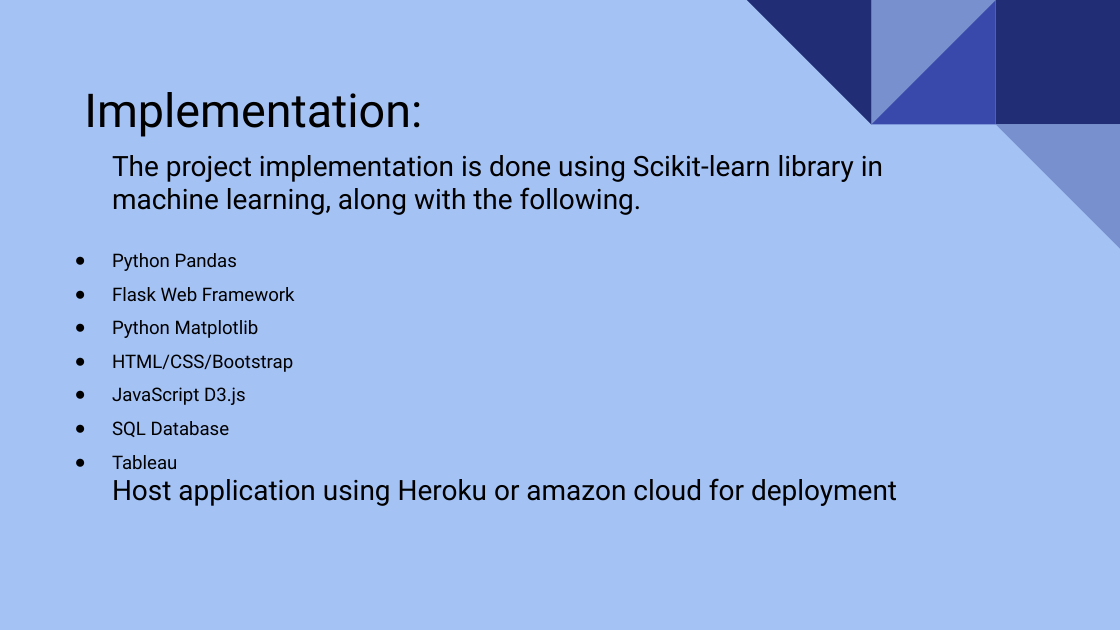
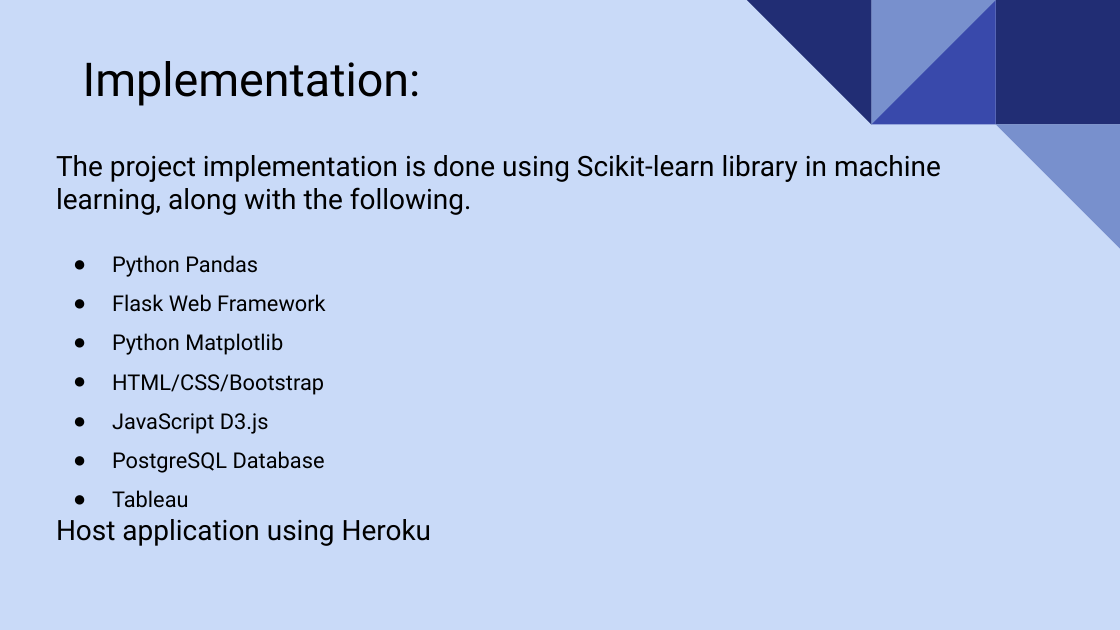
Before and after one commit to uzmabb182/Heroku-outcome-prediction, a slide deck: slide 4 of static/presentation/final_project_presentation_slides.pptx. Drawn at 1120x630 pixels with LibreOffice and Linux fonts; fonts in the diff are those of the drawing. Boxes give left, top, right and bottom in pixels: in the first picture for what was removed or moved away, otherwise in the second. Text is boxed around its words. In the diff, an @@ line names an element or a change of style, - is before the commit and + after.

```diff
--- a/static/presentation/final_project_presentation_slides.pptx
+++ b/static/presentation/final_project_presentation_slides.pptx
@@ background #A4C2F4 to #C9DAF8 @@
@@ title "Implementation:": place and size @@
-title "Implementation:" at [84, 92, 422, 137]
+title "Implementation:" at [83, 61, 421, 106]
@@ text at [56, 155, 941, 508]: size 12 to 14 pt in "Python Pandas", "Flask Web Framework", "Python Matplotlib", "HTML/CSS/Bootstrap" and 2 more places; indent changed @@
@@ text at [112, 451, 325, 473]: text changed; size 12 to 14 pt @@
-● SQL Database
+● PostgreSQL Database
@@ text at [56, 519, 432, 546]: text changed @@
-Host application using Heroku or amazon cloud for deployment
+Host application using Heroku
```
Also in this commit, not shown: 3 other slides changed, 9 slides added, 33 slides removed, 1 other file.
